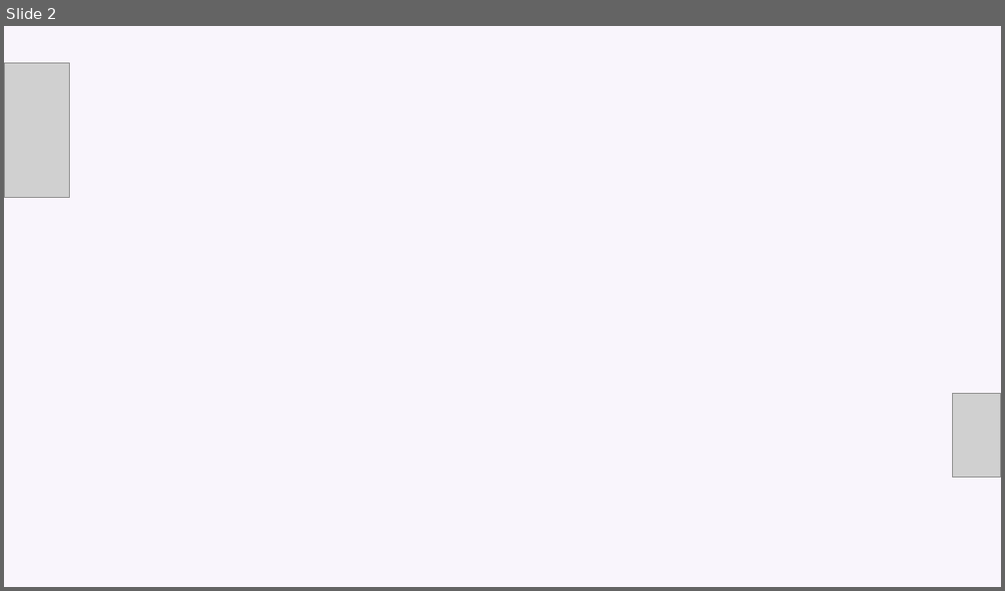
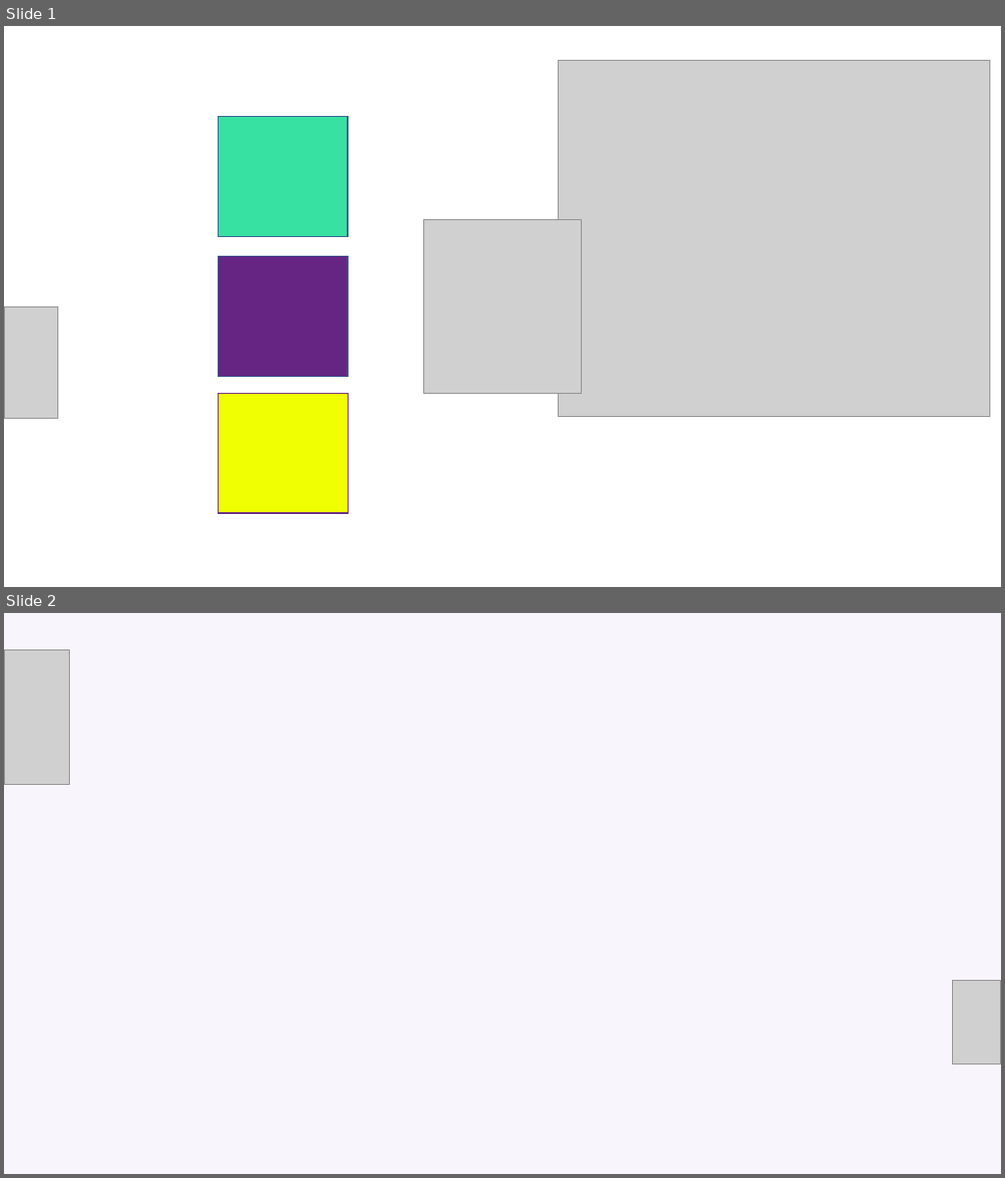
Before and after one commit to Hosseinhgz/landing-page-demo, a slide deck: CareDevTest/Presentation1.pptx. Shown one above the other, each under a label of ours: slide 2 before the commit, slides 1 and 2 after it. The pictures are 1005x591 and 1005x1178 pixels, drawn with LibreOffice and Linux fonts; fonts in the diff are those of the drawing; grey boxes stand for pictures. Boxes give left, top, right and bottom in pixels: in the first picture for what was removed or moved away, otherwise in the second. Text is boxed around its words. In the diff, an @@ line names an element or a change of style, - is before the commit and + after.

```diff
--- a/CareDevTest/Presentation1.pptx
+++ b/CareDevTest/Presentation1.pptx
@@ slide 1 added at [4,26,1001,587], background #FFFFFF @@
@@ picture added at [558,61,990,416] @@
@@ rectangle added at [218,117,348,237], fill #37E1A1, outline #325491 1 pt @@
@@ picture added at [423,220,581,393] @@
@@ rectangle added at [218,257,348,377], fill #662483, outline #325491 1 pt @@
@@ picture added at [4,306,57,418] @@
@@ rectangle added at [218,394,348,514], fill #F0FF02, outline #662483 1 pt @@
```
Also in this commit, not shown: 1 slide removed, 3 other files.
